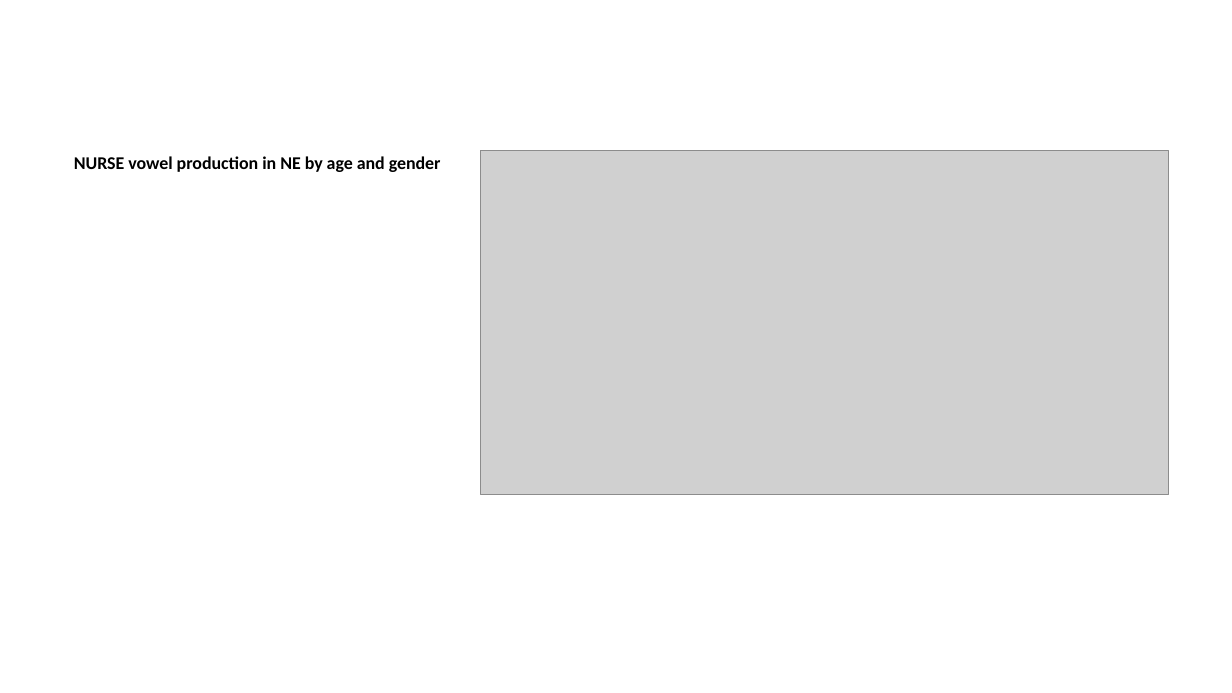
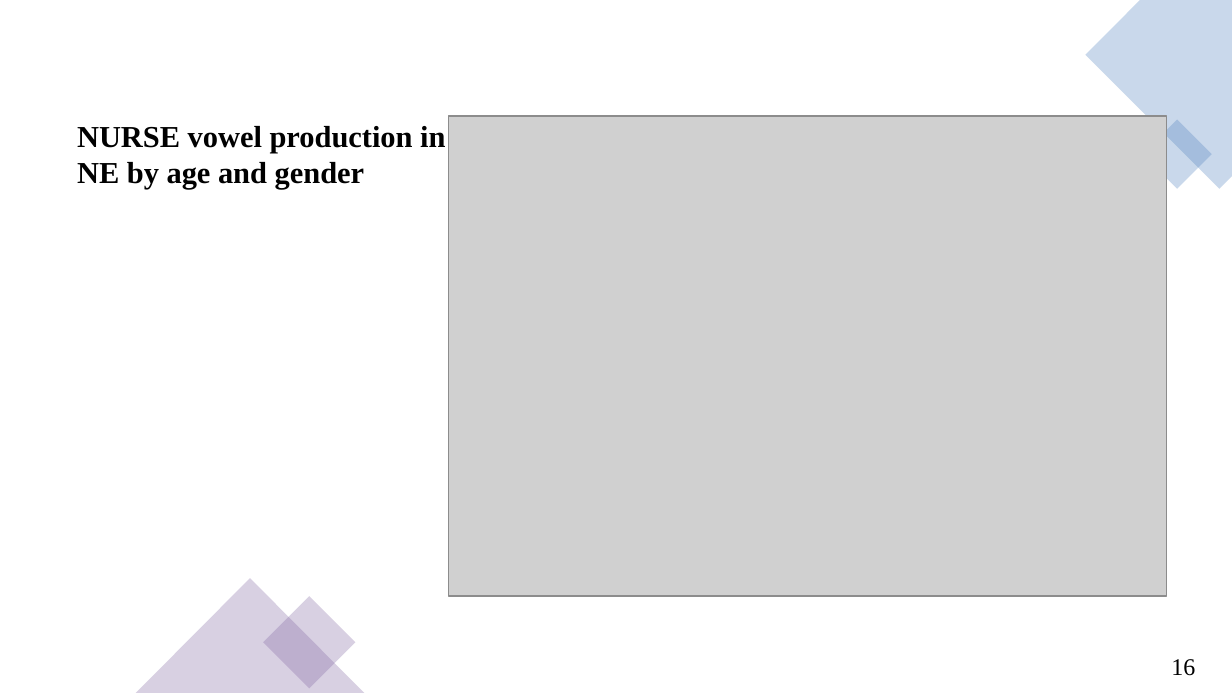
Before and after one commit to ClassOrg-Data-Sci-2024/Computational-mapping-of-NURSE-vowels-in-NE, a slide deck: slide 16 of Presentation.pptx (slide 18 before the commit). Drawn at 1232x693 pixels with LibreOffice and Linux fonts; fonts in the diff are those of the drawing; grey boxes stand for pictures. Boxes give left, top, right and bottom in pixels: in the first picture for what was removed or moved away, otherwise in the second. Text is boxed around its words. In the diff, an @@ line names an element or a change of style, - is before the commit and + after.

```diff
--- a/Presentation.pptx
+++ b/Presentation.pptx
@@ freeform shape added at (x1=1085, y1=0, x2=1232, y2=189), fill #4F81BD at 30% opacity @@
@@ text "NURSE vowel production in NE ..." moved from (x1=74, y1=156, x2=441, y2=172) to (x1=77, y1=126, x2=445, y2=189) @@
@@ text "NURSE vowel production in NE ..." at (x1=77, y1=126, x2=445, y2=189): size 10.5 to 17.8 pt, font Calibri to Times New Roman @@
@@ picture resized from (x1=480, y1=150, x2=1168, y2=494) to (x1=448, y1=116, x2=1167, y2=596) @@
@@ rectangle added at (x1=1143, y1=119, x2=1213, y2=189), fill #4F81BD at 30% opacity @@
@@ triangle added at (x1=136, y1=578, x2=365, y2=692), fill #8064A2 at 30% opacity @@
@@ rectangle added at (x1=264, y1=596, x2=356, y2=689), fill #8064A2 at 30% opacity @@
@@ text added at (x1=1171, y1=659, x2=1195, y2=676), 14 pt, text #000000 @@
+16
```
Also in this commit, not shown: 22 other slides changed, 1 slide added, 6 slides removed.
